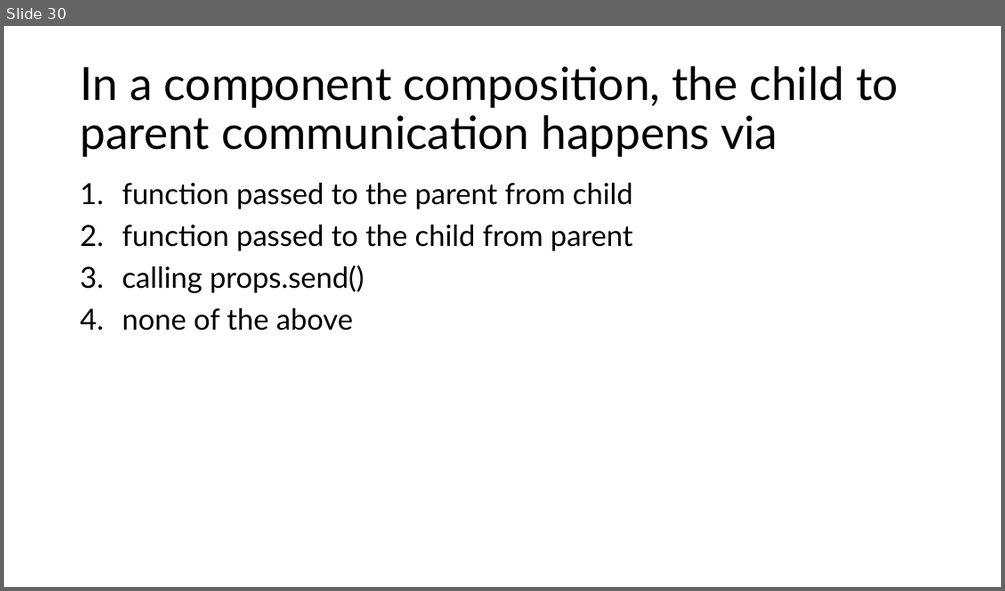
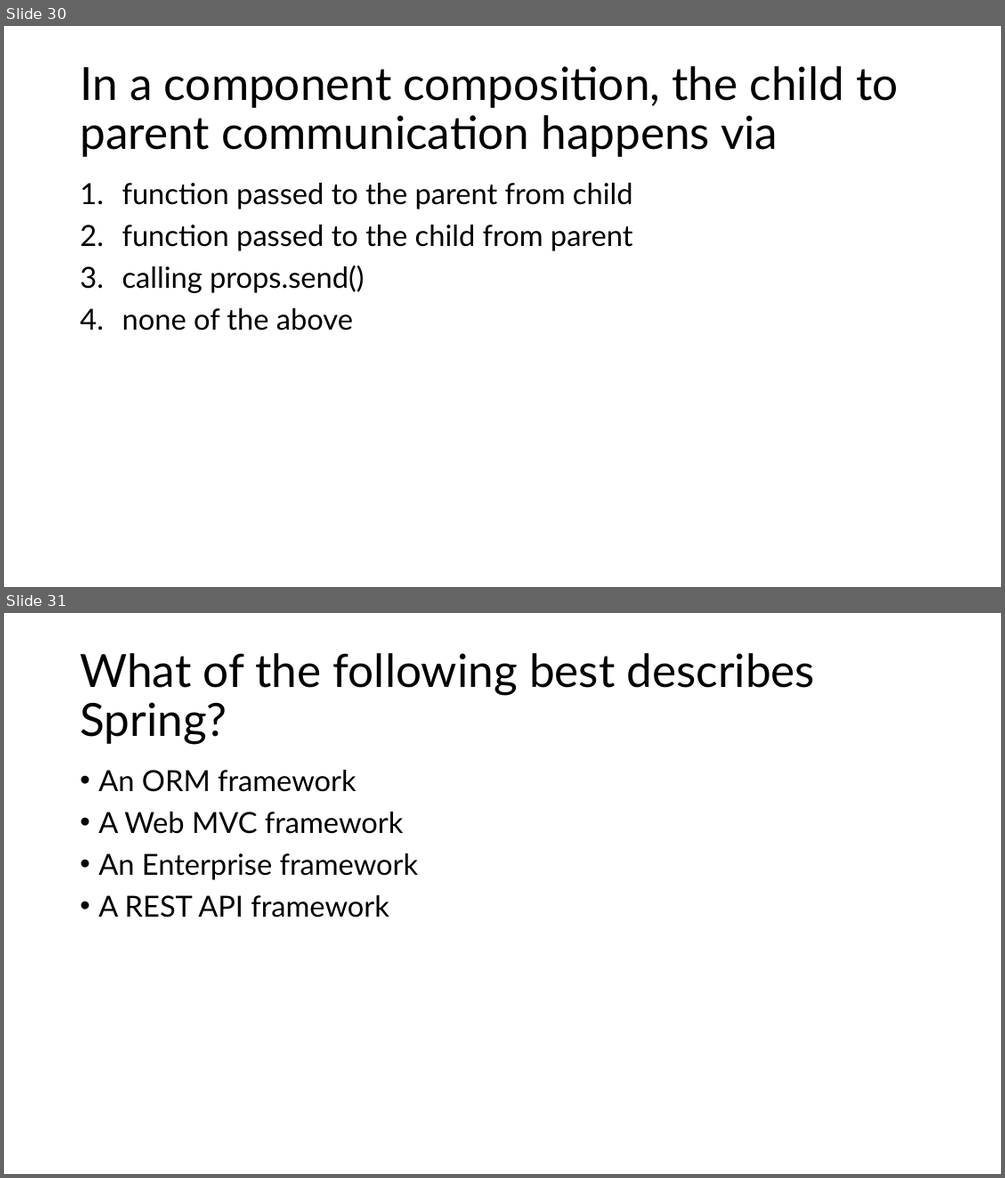
Before and after one commit to aniljos/FS-May-2024, a slide deck: Presentation/MCQ's.pptx. Shown one above the other, each under a label of ours: slide 30 before the commit, slides 30 and 31 after it. The pictures are 1005x591 and 1005x1178 pixels, drawn with LibreOffice and Linux fonts; fonts in the diff are those of the drawing. Boxes give left, top, right and bottom in pixels: in the first picture for what was removed or moved away, otherwise in the second. Text is boxed around its words. In the diff, an @@ line names an element or a change of style, - is before the commit and + after.

```diff
--- a/Presentation/MCQ's.pptx
+++ b/Presentation/MCQ's.pptx
@@ slide 31 added at (4,613,1001,1174), background #FFFFFF @@
@@ title added at (80,653,816,745), 44 pt, text #000000 @@
+What of the following best describes Spring?
@@ text added at (98,770,418,917), 28 pt, text #000000 @@
+• An ORM framework
+• A Web MVC framework
+• An Enterprise framework
+• A REST API framework
```
Also in this commit, not shown: 17 other files.
